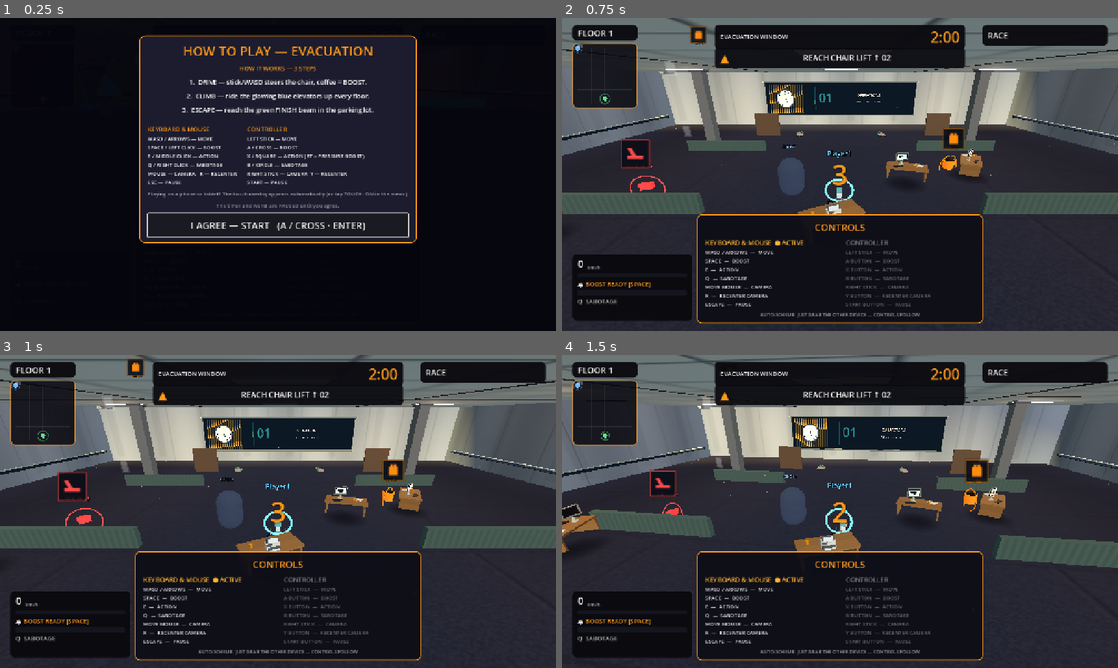
Above: before the commit, frames 1-4 (two rows, left to right).
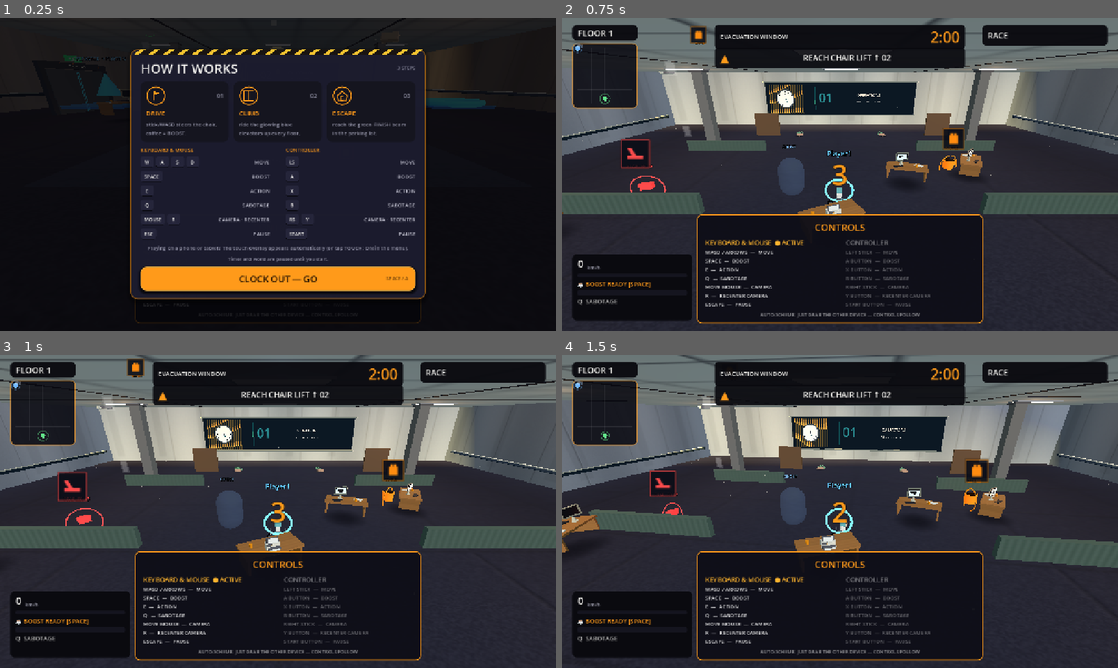
Above: after the commit, the same moments.

Repository: jiracipika/friday-evacuation
Game: Godot game, scene res://scenes/Evacuation.tscn
Same seed, same stepped clock (60 frames per second), same inputs: the game is played once before the commit and once after it. This scene is started directly instead of the project's main scene.
Inputs (mouse positions are in pixels of both pictures, inside the frame that each line leads up to):
- Up to frame 1 (0.25 s): no input
- Up to frame 2 (0.75 s): click "I AGREE — START (A / CROSS · …" (after the commit: "CLOCK OUT — GO") at 0.5 s
- Up to frame 3 (1 s): no input
- Up to frame 4 (1.5 s): tap Enter (ui_accept) at 1.25 s; move the mouse to (867, 511) at 1.27 s; hold W (move_forward) from 1.28 s (still down); hold E (action) from 1.28 s (still down); click (867, 511) at 1.42 s

The runs differ from the first frame. In frame 1, 21% of the frame differs, in the area x 1-99%, y 0-98%; in frame 2, nothing differs; in frame 3, nothing differs; in frame 4, nothing differs.

Commit message:
ui S-E: How-to overlay per FINAL-SPEC section 6 (After Hours board)
PreMatchModal restyled to the locked f4-howto board: drawn hazard-tape
strip (vector, R7 single-use), HOW IT WORKS + step-count header, one
card per objective line (drawn flag/lift/home pictos in 46px circle
frames, 01/02/03 tabular numerals, ORANGE titles from "TITLE — copy"
parsing, muted copy), keycap chips + pad circles in two hairline-divided
columns with #c4c4d2 action labels, CLOCK OUT — GO gate (INK on ORANGE,
R6) with SPACE / A hint inside the button. The in-match HUD layers hide
while the modal is up and restore on agree (spec: paused = invisible).

Keycaps show the REAL default binds, not the board's mock (SHIFT/RT) —
honesty rule beats the design mock; RT pressure hint stays in the
ControlsOverlay recap.

Traps found and pinned in results/S-E.md: CanvasLayer children have no
sized parent (anchor/grow centering collapses to an edge — CenterContainer
is the reliable pattern), same-name siblings get auto-renamed (name
children uniquely), chip kind comes from the column not the glyph
(WASD contains an A), and Evacuation mounts the modal before hud_ext
exists (deferred one-frame re-hide).

PreMatchModalSmokeTest 27/27 (+12 S-E checks); adjacent suites green
(Mode, ControlsOverlay, Touch, Gamepad, MenuDeparture 101/101,
SplashGate); full ladder PASS 61/61; vision QA'd on movie frames.

Diff:
--- a/scripts/PreMatchModal.gd
+++ b/scripts/PreMatchModal.gd
@@ -1,11 +1,19 @@
-# PreMatchModal.gd — Boomerang-Fu-style blocking pre-game briefing.
+# PreMatchModal.gd — blocking pre-game briefing, "After Hours" S-E restyle.
 #
 # When a match scene opens, the whole SceneTree is PAUSED and a modal
-# shows: objective, how-to-play bullets, and the control maps (keyboard
-# + controller + touch when enabled). The timer and game do not run —
-# the user must press the big "I AGREE" button at the bottom (or
-# Enter / Space / gamepad A) to dismiss. Only then does the countdown
-# (frozen until now) begin ticking.
+# shows: a hazard-tape header ("HOW IT WORKS" + step count), one card per
+# objective step (drawn pictogram, 01/02/03 numeral, title, copy), the
+# control maps as keycap chips / pad circles in two columns, and the
+# orange CLOCK OUT — GO gate. The timer and game do not run — the user
+# must press the CTA (or Enter / Space / gamepad A) to dismiss. Only
+# then does the countdown (frozen until now) begin ticking.
+#
+# FINAL-SPEC section 6 + board f4-howto.png. The in-match HUD layers are
+# hidden while the modal is up (spec: "paused = invisible") and restored
+# on dismissal. Rules honored: R2 pictos drawn (no emoji), R3 tabular
+# numerals, R6 INK-on-ORANGE CTA, R7 exactly one hazard-tape use here,
+# R10 radius scale. Keycaps show the REAL default binds, not the board's
+# mock ones (honesty over the mock).
 #
 # Mount at the END of each mode's _ready:
 #   PreMatchModal.mount(self, "EVACUATION", objective_lines)
@@ -17,18 +25,22 @@
 # as the countdown runs.
 extends CanvasLayer
 
-const ACCENT := Color(1.0, 0.6, 0.1)
-const BG := Color(0.02, 0.02, 0.05, 0.97)
-const CARD := Color(0.11, 0.11, 0.18)
+const UI_THEME = preload("res://scripts/UITheme.gd")
+
+const SCRIM := Color(0.016, 0.016, 0.031, 0.8)  # rgba(4,4,8,.8) per spec
+const PICTO_KINDS := ["flag", "lift", "home"]
+const ACTION_LABEL_COLOR := Color("c4c4d2")  # spec: action labels, not faint
 
 static var _suppress_once := false  # headless tests / rematches can skip
 
 var agree_button: Button
 var _prev_mouse_mode := Input.MOUSE_MODE_VISIBLE
 var _agreed := false
-
-## mode_title: e.g. "EVACUATION". objective_lines: 1-3 short strings.
-## control_rows: optional override; default = the standard maps.
+var _hidden_layers: Array = []
+
+## mode_title: e.g. "EVACUATION". objective_lines: 1-4 short strings;
+## "TITLE — copy" lines become step cards, plain sentences become
+## copy-only cards titled STEP N.
 static func mount(parent: Node, mode_title: String, objective_lines: Array) -> CanvasLayer:
 	if _suppress_once:
 		_suppress_once = false
@@ -57,115 +69,300 @@
 	process_mode = Node.PROCESS_MODE_WHEN_PAUSED
 	_prev_mouse_mode = Input.mouse_mode
 	Input.mouse_mode = Input.MOUSE_MODE_VISIBLE
-
+	_hide_hud_layers(get_parent())
+	_deferred_rehide()
+
+	# Scrim: spec rgba(4,4,8,.8) — the scene reads as a muted game behind.
 	var backdrop := ColorRect.new()
+	backdrop.name = "Scrim"
 	backdrop.set_anchors_and_offsets_preset(Control.PRESET_FULL_RECT)
-	backdrop.color = BG
+	backdrop.color = SCRIM
 	add_child(backdrop)
 
+	var vp_w: float = get_viewport().get_visible_rect().size.x
 	var panel := PanelContainer.new()
-	panel.custom_minimum_size = Vector2(640, 0)
-	panel.add_theme_stylebox_override("panel", _card_style())
-	add_child(panel)
-	panel.set_anchors_and_offsets_preset(Control.PRESET_CENTER)
-	panel.position = Vector2(0.5 * panel.get_viewport_rect().size.x - 320, 40)
+	panel.name = "Panel"
+	var style := UI_THEME.panel_style(UI_THEME.color(UI_THEME.ORANGE), true)
+	style.bg_color = UI_THEME.color(UI_THEME.SURFACE_RAISED, 0.98)
+	style.set_corner_radius_all(16)
+	style.content_margin_left = 24.0
+	style.content_margin_right = 24.0
+	style.content_margin_top = 0.0
+	style.content_margin_bottom = 20.0
+	panel.add_theme_stylebox_override("panel", style)
+	if vp_w < 720.0:
+		# Narrow fallback: full-bleed sheet (portrait play is gated by
+		# PortraitHint anyway; this keeps landscape phones safe).
+		add_child(panel)
+		panel.set_anchors_and_offsets_preset(Control.PRESET_FULL_RECT, Control.PRESET_MODE_MINSIZE, 12)
+	else:
+		# CanvasLayer children have no sized parent, so anchor/grow
+		# centering collapses to an edge (measured off-screen both ways).
+		# A full-rect CenterContainer is the reliable centering.
+		panel.custom_minimum_size = Vector2(680, 0)
+		var center := CenterContainer.new()
+		center.name = "Center"
+		center.set_anchors_and_offsets_preset(Control.PRESET_FULL_RECT)
+		add_child(center)
+		center.add_child(panel)
 
 	var box := VBoxContainer.new()
+	box.name = "Column"
 	box.add_theme_constant_override("separation", 10)
 	panel.add_child(box)
 
+	# S-E hazard-tape strip: the panel's single tape use (spec R7).
+	var tape := TapeStrip.new()
+	tape.name = "TapeStrip"
+	tape.custom_minimum_size = Vector2(0, 12)
+	box.add_child(tape)
+
+	# Header: HOW IT WORKS (white, tracked caps) + step-count micro meta.
+	var header := HBoxContainer.new()
+	header.add_theme_constant_override("separation", 12)
+	box.add_child(header)
 	var title := Label.new()
-	title.text = "HOW TO PLAY — %s" % mode_title
-	title.horizontal_alignment = HORIZONTAL_ALIGNMENT_CENTER
+	title.text = "HOW IT WORKS"
+	title.size_flags_horizontal = Control.SIZE_EXPAND_FILL
 	title.add_theme_font_size_override("font_size", 30)
-	title.add_theme_color_override("font_color", ACCENT)
-	box.add_child(title)
-
-	# 3-STEP QUICKSTART — the objective lines ARE the steps: how a whole
-	# match works, read top to bottom.
-	var steps_head := Label.new()
-	steps_head.text = "HOW IT WORKS — 3 STEPS"
-	steps_head.horizontal_alignment = HORIZONTAL_ALIGNMENT_CENTER
-	steps_head.add_theme_font_size_override("font_size", 14)
-	steps_head.add_theme_color_override("font_color", ACCENT)
-	box.add_child(steps_head)
-	var counter := 1
+	title.add_theme_color_override("font_color", UI_THEME.color(UI_THEME.TEXT))
+	header.add_child(title)
+	var meta := Label.new()
+	meta.name = "StepsMeta"
+	meta.text = "%d STEPS" % objective_lines.size()
+	meta.vertical_alignment = VERTICAL_ALIGNMENT_CENTER
+	meta.add_theme_font_size_override("font_size", 11)
+	meta.add_theme_color_override("font_color", UI_THEME.color(UI_THEME.TEXT_FAIR))
+	header.add_child(meta)
+
+	# Step cards: picto circle + 01/02/03 numeral + title + copy.
+	var cards := HBoxContainer.new()
+	cards.name = "StepCards"
+	cards.add_theme_constant_override("separation", 12)
+	box.add_child(cards)
+	var counter := 0
 	for line in objective_lines:
-		var step := Label.new()
-		step.text = "%d.  %s" % [counter, line]
-		step.horizontal_alignment = HORIZONTAL_ALIGNMENT_CENTER
-		step.add_theme_font_size_override("font_size", 15)
-		step.autowrap_mode = TextServer.AUTOWRAP_WORD_SMART
-		step.custom_minimum_size = Vector2(600, 0)
-		box.add_child(step)
+		cards.add_child(_step_card(String(line), counter))
 		counter += 1
 
-	box.add_child(HSeparator.new())
-
-	# Control maps: keyboard column + controller column (+ touch note).
+	# Controls: two columns split by a hairline.
 	var cols := HBoxContainer.new()
-	cols.add_theme_constant_override("separation", 24)
+	cols.add_theme_constant_override("separation", 18)
 	box.add_child(cols)
 	cols.add_child(_control_column("KEYBOARD & MOUSE", [
-		"WASD / ARROWS — MOVE", "SPACE / LEFT CLICK — BOOST",
-		"E / MIDDLE CLICK — ACTION", "Q / RIGHT CLICK — SABOTAGE",
-		"MOUSE — CAMERA   R — RECENTER", "ESC — PAUSE",
+		[["W", "A", "S", "D"], "MOVE"],
+		[["SPACE"], "BOOST"],
+		[["E"], "ACTION"],
+		[["Q"], "SABOTAGE"],
+		[["MOUSE", "R"], "CAMERA · RECENTER"],
+		[["ESC"], "PAUSE"],
 	]))
+	var hairline := ColorRect.new()
+	hairline.custom_minimum_size = Vector2(1, 0)
+	hairline.size_flags_vertical = Control.SIZE_EXPAND_FILL
+	hairline.color = Color(1, 1, 1, 0.09)
+	cols.add_child(hairline)
 	cols.add_child(_control_column("CONTROLLER", [
-		"LEFT STICK — MOVE", "A / CROSS — BOOST",
-		"X / SQUARE — ACTION (RT = PRESSURE BOOST)",
-		"B / CIRCLE — SABOTAGE", "RIGHT STICK — CAMERA  Y — RECENTER",
-		"START — PAUSE",
+		[["LS"], "MOVE"],
+		[["A"], "BOOST"],
+		[["X"], "ACTION"],
+		[["B"], "SABOTAGE"],
+		[["RS", "Y"], "CAMERA · RECENTER"],
+		[["START"], "PAUSE"],
 	]))
 	var touch := Label.new()
 	touch.text = _touch_line()
 	touch.horizontal_alignment = HORIZONTAL_ALIGNMENT_CENTER
+	touch.autowrap_mode = TextServer.AUTOWRAP_WORD_SMART
 	touch.add_theme_font_size_override("font_size", 12)
-	touch.add_theme_color_override("font_color", Color(1, 1, 1, 0.65))
+	touch.add_theme_color_override("font_color", UI_THEME.color(UI_THEME.TEXT_FAIR))
 	box.add_child(touch)
 
 	var rule := Label.new()
-	rule.text = "The timer and world are PAUSED until you agree."
+	rule.text = "Timer and world are paused until you start."
 	rule.horizontal_alignment = HORIZONTAL_ALIGNMENT_CENTER
-	rule.add_theme_font_size_override("font_size", 12)
-	rule.add_theme_color_override("font_color", Color(1, 1, 1, 0.5))
+	rule.add_theme_font_size_override("font_size", 11)
+	rule.add_theme_color_override("font_color", UI_THEME.color(UI_THEME.TEXT_FAIR))
 	box.add_child(rule)
 
+	# CTA: INK text on ORANGE (spec R6, >= 7:1) with pad/key hint parked
+	# right inside the button like the board.
 	agree_button = Button.new()
-	# S-PAD F4: pad glyph hint in the CTA line (plain text, no new fonts).
-	agree_button.text = "I AGREE — START   (A / CROSS · ENTER)"
+	agree_button.name = "CtaButton"
+	agree_button.text = "CLOCK OUT — GO"
 	agree_button.custom_minimum_size = Vector2(0, 54)
-	agree_button.add_theme_font_size_override("font_size", 22)
+	agree_button.add_theme_font_size_override("font_size", 21)
+	var cta_style := UI_THEME.button_style(UI_THEME.color(UI_THEME.ORANGE), UI_THEME.color(UI_THEME.ORANGE_BRIGHT), 1, 12)
+	cta_style.bg_color = UI_THEME.color(UI_THEME.ORANGE)
+	cta_style.shadow_color = Color(0, 0, 0, 0.45)
+	agree_button.add_theme_stylebox_override("normal", cta_style)
+	agree_button.add_theme_stylebox_override("hover", cta_style)
+	agree_button.add_theme_stylebox_override("pressed", cta_style)
+	agree_button.add_theme_stylebox_override("focus", cta_style)
+	agree_button.add_theme_color_override("font_color", UI_THEME.color(UI_THEME.INK))
+	agree_button.add_theme_color_override("font_hover_color", UI_THEME.color(UI_THEME.INK))
+	agree_button.add_theme_color_override("font_pressed_color", UI_THEME.color(UI_THEME.INK))
+	agree_button.add_theme_color_override("font_focus_color", UI_THEME.color(UI_THEME.INK))
 	agree_button.pressed.connect(_agree)
 	box.add_child(agree_button)
+	var hint := Label.new()
+	hint.name = "CtaHint"
+	hint.text = "SPACE / A"
+	hint.add_theme_font_size_override("font_size", 11)
+	hint.add_theme_color_override("font_color", Color(UI_THEME.color(UI_THEME.INK), 0.65))
+	hint.horizontal_alignment = HORIZONTAL_ALIGNMENT_RIGHT
+	agree_button.add_child(hint)
+	hint.set_anchors_and_offsets_preset(Control.PRESET_CENTER_RIGHT)
+	hint.offset_left = -96.0
+	hint.offset_right = -16.0
+	hint.offset_top = -9.0
+	hint.offset_bottom = 9.0
 	agree_button.grab_focus()
 
-func _card_style() -> StyleBoxFlat:
-	var style := StyleBoxFlat.new()
-	style.bg_color = CARD
-	style.set_corner_radius_all(14)
-	style.set_border_width_all(2)
-	style.border_color = ACCENT
-	style.content_margin_left = 20
-	style.content_margin_right = 20
-	style.content_margin_top = 14
-	style.content_margin_bottom = 14
-	return style
-
+## One step card. "TITLE — copy" lines (Evacuation) use the parsed title;
+## plain sentences keep their whole text as copy under "STEP N".
+func _step_card(line: String, index: int) -> PanelContainer:
+	var card := PanelContainer.new()
+	card.name = "StepCard%d" % index
+	var card_style := StyleBoxFlat.new()
+	card_style.bg_color = UI_THEME.color(UI_THEME.SURFACE)
+	card_style.set_corner_radius_all(12)
+	card_style.content_margin_left = 12.0
+	card_style.content_margin_right = 12.0
+	card_style.content_margin_top = 10.0
+	card_style.content_margin_bottom = 12.0
+	card.add_theme_stylebox_override("panel", card_style)
+	card.size_flags_horizontal = Control.SIZE_EXPAND_FILL
+	card.size_flags_stretch_ratio = 1.0
+
+	var col := VBoxContainer.new()
+	col.add_theme_constant_override("separation", 6)
+	card.add_child(col)
+
+	var top := HBoxContainer.new()
+	top.add_theme_constant_override("separation", 6)
+	col.add_child(top)
+	var icon := PictoIcon.new()
+	icon.kind = PICTO_KINDS[index % PICTO_KINDS.size()]
+	icon.name = "Picto"
+	icon.custom_minimum_size = Vector2(46, 46)
+	icon.size_flags_horizontal = Control.SIZE_SHRINK_BEGIN
+	top.add_child(icon)
+	var num := Label.new()
+	num.text = "%02d" % (index + 1)
+	num.size_flags_horizontal = Control.SIZE_EXPAND_FILL
+	num.horizontal_alignment = HORIZONTAL_ALIGNMENT_RIGHT
+	num.add_theme_font_size_override("font_size", 13)
+	num.add_theme_color_override("font_color", UI_THEME.color(UI_THEME.TEXT_FAIR))
+	top.add_child(num)
+
+	var parsed := _parse_step(line, index)
+	var head := Label.new()
+	head.text = parsed["title"]
+	head.add_theme_font_size_override("font_size", 15)
+	head.add_theme_color_override("font_color", UI_THEME.color(UI_THEME.ORANGE))
+	col.add_child(head)
+	var copy := Label.new()
+	copy.text = parsed["copy"]
+	copy.autowrap_mode = TextServer.AUTOWRAP_WORD_SMART
+	copy.custom_minimum_size = Vector2(150, 0)
+	copy.size_flags_horizontal = Control.SIZE_EXPAND_FILL
+	copy.add_theme_font_size_override("font_size", 12)
+	copy.add_theme_color_override("font_color", UI_THEME.color(UI_THEME.TEXT_FAIR))
+	col.add_child(copy)
+	return card
+
+func _parse_step(line: String, index: int) -> Dictionary:
+	var parts := line.split(" — ", true, 1)
+	if parts.size() == 2:
+		var head: String = String(parts[0]).strip_edges()
+		if head.length() <= 10 and head == head.to_upper():
+			return {"title": head, "copy": String(parts[1]).strip_edges()}
+	return {"title": "STEP %d" % (index + 1), "copy": line}
+
+## Keycap chip row: [keys] left, action label right (#c4c4d2 per spec).
 func _control_column(heading: String, rows: Array) -> VBoxContainer:
 	var col := VBoxContainer.new()
-	col.add_theme_constant_override("separation", 3)
+	col.name = "ControlColumn"
+	col.size_flags_horizontal = Control.SIZE_EXPAND_FILL
+	col.add_theme_constant_override("separation", 7)
 	var head := Label.new()
 	head.text = heading
-	head.add_theme_font_size_override("font_size", 14)
-	head.add_theme_color_override("font_color", ACCENT)
+	head.add_theme_font_size_override("font_size", 12)
+	head.add_theme_color_override("font_color", UI_THEME.color(UI_THEME.ORANGE))
 	col.add_child(head)
-	for row_text in rows:
-		var row := Label.new()
-		row.text = row_text
-		row.add_theme_font_size_override("font_size", 12)
-		col.add_child(row)
+	for row in rows:
+		var row_box := HBoxContainer.new()
+		row_box.add_theme_constant_override("separation", 5)
+		col.add_child(row_box)
+		for key in row[0]:
+			row_box.add_child(_chip(String(key), heading == "CONTROLLER"))
+		var action := Label.new()
+		action.text = String(row[1])
+		action.size_flags_horizontal = Control.SIZE_EXPAND_FILL
+		action.horizontal_alignment = HORIZONTAL_ALIGNMENT_RIGHT
+		action.vertical_alignment = VERTICAL_ALIGNMENT_CENTER
+		action.add_theme_font_size_override("font_size", 12)
+		action.add_theme_color_override("font_color", ACTION_LABEL_COLOR)
+		row_box.add_child(action)
 	return col
+
+## 30x26 raised keycap chip (keyboard) or pad circle (controller glyphs).
+func _chip(glyph: String, is_pad: bool) -> PanelContainer:
+	# Kind comes from the COLUMN, not the glyph: WASD contains an "A".
+	var chip := PanelContainer.new()
+	var chip_name := "PadChip" if is_pad else "Keycap"
+	var style := StyleBoxFlat.new()
+	style.bg_color = UI_THEME.color(UI_THEME.SURFACE_HOVER)
+	style.set_corner_radius_all(13 if chip.name == "PadChip" else 5)
+	style.content_margin_left = 8.0
+	style.content_margin_right = 8.0
+	style.content_margin_top = 5.0
+	style.content_margin_bottom = 5.0
+	style.shadow_color = Color(0, 0, 0, 0.5)
+	style.shadow_size = 0
+	style.shadow_offset = Vector2(0, 2)
+	# StyleBoxFlat shadow renders behind the box: emulate the board's
+	# "raised, bottom shadow 2px" with a 1px darker bottom border instead.
+	style.border_width_bottom = 2
+	style.border_color = Color(0, 0, 0, 0.55)
+	chip.add_theme_stylebox_override("panel", style)
+	chip.name = "%s_%s" % [chip_name, glyph]
+	chip.custom_minimum_size = Vector2(30, 26)
+	var label := Label.new()
+	label.text = glyph
+	label.horizontal_alignment = HORIZONTAL_ALIGNMENT_CENTER
+	label.vertical_alignment = VERTICAL_ALIGNMENT_CENTER
+	label.add_theme_font_size_override("font_size", 11)
+	label.add_theme_color_override("font_color", UI_THEME.color(UI_THEME.TEXT))
+	chip.add_child(label)
+	return chip
+
+func _deferred_rehide() -> void:
+	await get_tree().process_frame
+	if _agreed or not is_inside_tree():
+		return
+	_hide_hud_layers(get_parent())
+
+func _hide_hud_layers(parent: Node) -> void:
+	# Spec section 6: the HUD timer must not ghost through the scrim.
+	# Only the known HUD layers; ControlsOverlay recap stays behind the
+	# modal and resumes after dismissal.
+	for prop in ["hud_ext", "mode_hud"]:
+		var n = parent.get(prop)
+		if n is CanvasLayer and n.visible:
+			n.visible = false
+			_hidden_layers.append(n)
+	var legacy: Node = parent.get_node_or_null("UI")
+	if legacy is CanvasLayer and legacy.visible:
+		legacy.visible = false
+		_hidden_layers.append(legacy)
+
+func _restore_hud_layers() -> void:
+	for n in _hidden_layers:
+		if is_instance_valid(n):
+			(n as CanvasLayer).visible = true
+	_hidden_layers.clear()
 
 func _touch_line() -> String:
 	var prefs = load("res://scripts/InputPrefs.gd")
@@ -187,6 +384,57 @@
 	if _agreed:
 		return
 	_agreed = true
+	_restore_hud_layers()
 	get_tree().paused = false
 	Input.mouse_mode = _prev_mouse_mode
 	queue_free()
+
+## Hazard-tape band: yellow 45deg stripes on near-black, drawn (spec R2:
+## no emoji/bitmaps — vector), one use per screen max (R7).
+class TapeStrip extends Control:
+	const YELLOW := Color("f2c230")
+	const GROUND := Color("191411")
+	func _draw() -> void:
+		draw_rect(Rect2(Vector2.ZERO, size), GROUND)
+		var slope := size.y * 1.4
+		var period := slope * 2.0
+		var x := 0.0
+		while x < size.x + period:
+			var poly := PackedVector2Array([
+				Vector2(x - slope, size.y), Vector2(x, 0.0),
+				Vector2(x + slope * 0.7, 0.0), Vector2(x + slope * 0.7 - slope, size.y),
+			])
+			draw_polygon(poly, [YELLOW])
+			x += period
+
+## 46px circle icon frame with a drawn pictogram (spec R2).
+class PictoIcon extends Control:
+	var kind := "flag"
+	func _draw() -> void:
+		var orange := Color("ff9a1a")
+		var c := size * 0.5
+		var r := minf(size.x, size.y) * 0.5 - 2.5
+		draw_arc(c, r, 0.0, TAU, 40, orange, 2.2, true)
+		match kind:
+			"flag":
+				var pole := c + Vector2(-r * 0.22, -r * 0.5)
+				draw_line(pole, pole + Vector2(0.0, r), orange, 2.2, true)
+				draw_polygon(PackedVector2Array([
+					pole, pole + Vector2(r * 0.62, r * 0.2), pole + Vector2(0.0, r * 0.42),
+				]), [orange])
+			"lift":
+				var w := r * 1.05
+				var h := r * 1.15
+				var o := c + Vector2(-w * 0.5, -h * 0.5)
+				draw_rect(Rect2(o, Vector2(w, h)), orange, false, 2.2)
+				draw_line(c + Vector2(0.0, -h * 0.5), c + Vector2(0.0, h * 0.5), orange, 2.2, true)
+			"home":
+				var roof_apex := c + Vector2(0.0, -r * 0.52)
+				var eave_l := c + Vector2(-r * 0.55, -r * 0.02)
+				var eave_r := c + Vector2(r * 0.55, -r * 0.02)
+				var base_l := c + Vector2(-r * 0.46, r * 0.5)
+				var base_r := c + Vector2(r * 0.46, r * 0.5)
+				draw_polyline(PackedVector2Array([
+					eave_l, roof_apex, eave_r, base_r, base_l, eave_l,
+				]), orange, 2.2, true)
+				draw_rect(Rect2(c + Vector2(-r * 0.14, r * 0.08), Vector2(r * 0.28, r * 0.42)), orange, false, 2.2)
--- a/scripts/PreMatchModalSmokeTest.gd
+++ b/scripts/PreMatchModalSmokeTest.gd
@@ -43,9 +43,44 @@
 	check(paused, "tree paused while modal is up")
 	var modal: Node = evc.get_node_or_null("PreMatchModal")
 	check(modal != null, "modal mounted in Evacuation")
+	var legacy_hud: CanvasLayer = null
 	if modal:
-		check(modal.agree_button != null and modal.agree_button.text.begins_with("I AGREE"),
-			"agree button present with I AGREE text")
+		check(modal.agree_button != null and modal.agree_button.text.begins_with("CLOCK OUT"),
+			"agree button present with CLOCK OUT text")
+		# --- S-E structure (FINAL-SPEC section 6 / board f4-howto) ---------
+		check(modal.find_child("TapeStrip", true, false) != null,
+			"hazard-tape strip present")
+		check(modal.find_child("Scrim", true, false) != null
+			and absf(modal.find_child("Scrim", true, false).color.a - 0.8) < 0.01,
+			"scrim at spec alpha 0.8")
+		var meta: Label = modal.find_child("StepsMeta", true, false)
+		check(meta != null and meta.text == "3 STEPS",
+			"step-count meta derived from objective lines (got %s)"
+				% (meta.text if meta else "<none>"))
+		var cards := modal.find_children("StepCard*", "PanelContainer", true, false)
+		check(cards.size() == 3, "three step cards (got %d)" % cards.size())
+		var parsed_titles := []
+		for c in cards:
+			var labels: Array = c.find_children("*", "Label", true, false)
+			for l in labels:
+				if l.text == "DRIVE" or l.text == "CLIMB" or l.text == "ESCAPE":
+					parsed_titles.append(l.text)
+		check(parsed_titles == ["DRIVE", "CLIMB", "ESCAPE"],
+			"'TITLE — copy' lines parsed into card titles %s" % [parsed_titles])
+		var pictos := modal.find_children("Picto", "Control", true, false)
+		check(pictos.size() == 3, "drawn pictograms present (got %d)" % pictos.size())
+		var keycaps := modal.find_children("Keycap*", "PanelContainer", true, false)
+		var pad_chips := modal.find_children("PadChip*", "PanelContainer", true, false)
+		check(keycaps.size() >= 10, "keyboard keycap chips present (%d)" % keycaps.size())
+		check(pad_chips.size() == 7, "controller pad circles present (%d)" % pad_chips.size())
+		var hint: Label = modal.find_child("CtaHint", true, false)
+		check(hint != null and "SPACE" in hint.text, "CTA carries the SPACE / A hint")
+		# Spec: HUD timer hidden while the modal is up, restored on agree.
+		legacy_hud = evc.get_node_or_null("UI")
+		check(legacy_hud != null and not legacy_hud.visible,
+			"legacy HUD layer hidden while modal is up")
+		check(evc.hud_ext != null and not evc.hud_ext.visible,
+			"extended HUD layer hidden while modal is up")
 	# Countdown must NOT have started ticking (timer frozen while paused).
 	var ev_script: Node = evc
 	var timer_before: float = ev_script.timer
@@ -61,6 +96,8 @@
 	await _agree_and_settle(evc)
 	check(not paused, "tree unpaused after I AGREE")
 	check(evc.get_node_or_null("PreMatchModal") == null, "modal freed after agree")
+	check(legacy_hud != null and legacy_hud.visible and evc.hud_ext.visible,
+		"HUD layers restored after agreement")
 	var timer_running_before: float = ev_script.timer
 	await create_timer(0.4).timeout
 	var timer_running_after: float = ev_script.timer
Not shown, added: docs/ui-redesign-2026-09/results/S-E.md
